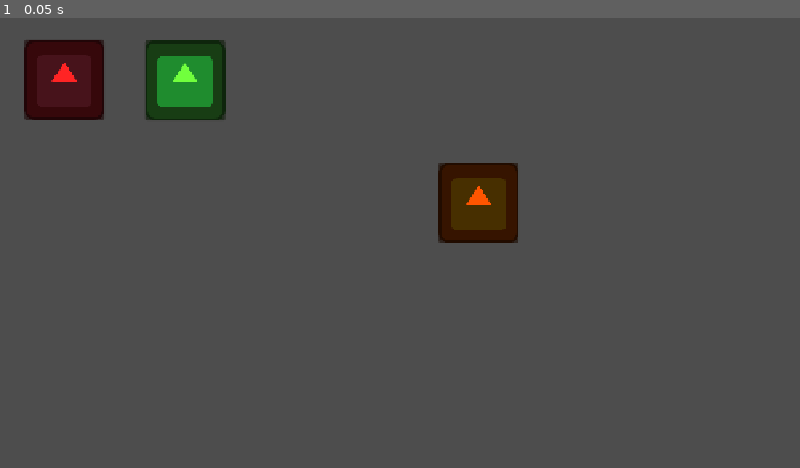
Above: before the commit, frame 1.
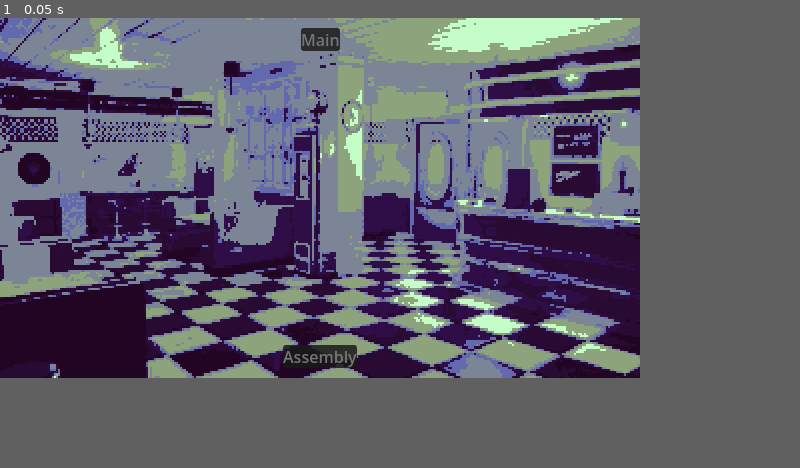
Above: after the commit, the same moment.

Repository: Ashiiru/the-worst-game-jam
Game: Godot game, scene res://Game/Scenes/game.tscn
The game is run twice, just before and just after one commit, with the same random seed, the same clock (stepped at 60 frames per second) and the same inputs. The engine's default icon, where the game draws it, is replaced by a stand-in: a white triangle on a blue panel in a dark square.
Inputs:
- Up to frame 1 (0.05 s): no input
In our replay, the window is 800x450 before the commit and 640x360 after it. These sizes can differ from the game's own. Grey fills any space a smaller window leaves; there, only what the larger window draws over its background counts as a difference.

The runs differ from the first frame. In frame 1, 64% of the frame differs, in the area x 0-80%, y 0-80%.

Commit message:
added camera inside game world with support to change between the different screens

Diff:
--- /dev/null
+++ b/Camera/game_camera.gd
@@ -0,0 +1,19 @@
+class_name GameCamera
+extends Camera2D
+
+var positions : Dictionary = {
+	"Main" : Vector2(0,0),
+	"Assembly" : Vector2(0, 360),
+	"Grill" : Vector2(640, 360)
+}
+
+@export var move_time : float = .5
+
+var move_tween : Tween
+
+
+func move_to(location : Vector2) -> void:
+	if move_tween:
+		move_tween.kill()
+	move_tween = create_tween().set_ease(Tween.EASE_OUT).set_trans(Tween.TRANS_QUINT)
+	move_tween.tween_property(self, "position", location, move_time)
--- a/Game/Scenes/game.tscn
+++ b/Game/Scenes/game.tscn
@@ -2,32 +2,74 @@
 
 [ext_resource type="Script" uid="uid://b7urk6ov580nb" path="res://Game/Scripts/game.gd" id="1_hn7vc"]
 [ext_resource type="PackedScene" uid="uid://xi6d3fo12v13" path="res://Ingredient/Scenes/Burger.tscn" id="2_8se0m"]
+[ext_resource type="Script" uid="uid://bcvx3rlifb5k2" path="res://Camera/game_camera.gd" id="2_crbfv"]
 [ext_resource type="PackedScene" uid="uid://kiifyhjtyhnv" path="res://Ingredient/Scenes/IngredientContainer.tscn" id="3_0648w"]
+[ext_resource type="Texture2D" uid="uid://dde3vh6b46o3g" path="res://Game/Sprites/dinner_temp.png" id="3_mye37"]
 [ext_resource type="Resource" uid="uid://l30mj7v8h2hh" path="res://Ingredient/Resources/tomato.tres" id="4_7uvsw"]
 [ext_resource type="Resource" uid="uid://eiiy8osg4lxs" path="res://Ingredient/Resources/lettuce.tres" id="4_xa23u"]
+[ext_resource type="PackedScene" uid="uid://dmbgx7ed2hr33" path="res://ScreenSwapper/Scenes/ScreenSwapper.tscn" id="8_f7b1t"]
 
 [node name="Game" type="Node2D" unique_id=1152207749]
 script = ExtResource("1_hn7vc")
 
-[node name="Burger" parent="." unique_id=1648165308 instance=ExtResource("2_8se0m")]
+[node name="World" type="CanvasLayer" parent="." unique_id=1594894232]
+follow_viewport_enabled = true
+
+[node name="GameCamera" type="Camera2D" parent="World" unique_id=323325541]
+offset = Vector2(320, 180)
+script = ExtResource("2_crbfv")
+
+[node name="MainBackground" type="Sprite2D" parent="World" unique_id=1473482328]
+position = Vector2(320, 180)
+scale = Vector2(1, 1.125)
+texture = ExtResource("3_mye37")
+
+[node name="Burger" parent="World" unique_id=1648165308 instance=ExtResource("2_8se0m")]
 modulate = Color(1, 0.33333337, 0, 1)
-offset_left = 702.0
-offset_top = 232.0
-offset_right = 702.0
-offset_bottom = 232.0
+offset_left = 485.0
+offset_top = 522.0
+offset_right = 613.0
+offset_bottom = 650.0
 
-[node name="IngredientContainer2" parent="." unique_id=1418665786 instance=ExtResource("3_0648w")]
+[node name="IngredientContainer2" parent="World" unique_id=1418665786 instance=ExtResource("3_0648w")]
 modulate = Color(0.44266665, 1, 0.24000001, 1)
-offset_left = 232.0
-offset_top = 36.0
-offset_right = 232.0
-offset_bottom = 36.0
+offset_left = 184.0
+offset_top = 384.0
+offset_right = 312.0
+offset_bottom = 512.0
 ingredient = ExtResource("4_xa23u")
 
-[node name="IngredientContainer" parent="." unique_id=529592985 instance=ExtResource("3_0648w")]
+[node name="IngredientContainer" parent="World" unique_id=529592985 instance=ExtResource("3_0648w")]
 modulate = Color(1, 0.13999999, 0.13999999, 1)
-offset_left = 39.0
-offset_top = 35.0
-offset_right = 39.0
-offset_bottom = 35.0
+offset_left = 27.0
+offset_top = 385.0
+offset_right = 155.0
+offset_bottom = 513.0
 ingredient = ExtResource("4_7uvsw")
+
+[node name="HUD" type="CanvasLayer" parent="." unique_id=5070933]
+
+[node name="ScreenSwapperMain" parent="HUD" unique_id=1269757669 instance=ExtResource("8_f7b1t")]
+anchors_preset = 5
+anchor_left = 0.5
+anchor_right = 0.5
+offset_left = -16.5
+offset_top = 10.0
+offset_right = 16.5
+offset_bottom = 33.0
+grow_horizontal = 2
+title = "Main"
+
+[node name="ScreenSwapperAssembly" parent="HUD" unique_id=1738721261 instance=ExtResource("8_f7b1t")]
+anchors_preset = 7
+anchor_left = 0.5
+anchor_top = 1.0
+anchor_right = 0.5
+anchor_bottom = 1.0
+offset_left = -16.5
+offset_top = -33.0
+offset_right = 16.5
+offset_bottom = -10.0
+grow_horizontal = 2
+grow_vertical = 0
+title = "Assembly"
--- a/Game/Scripts/game.gd
+++ b/Game/Scripts/game.gd
@@ -1,9 +1,15 @@
 class_name Game
 extends Node2D
 
-@onready var burger: Burger = $Burger
-@onready var ingredient_container: IngredientContainer = $IngredientContainer
-@onready var ingredient_container_2: IngredientContainer = $IngredientContainer2
+@onready var world: CanvasLayer = $World
+
+@onready var game_camera: GameCamera = $World/GameCamera
+@onready var screen_swapper_main: ScreenSwapper = $HUD/ScreenSwapperMain
+@onready var screen_swapper_assembly: ScreenSwapper = $HUD/ScreenSwapperAssembly
+
+@onready var burger: Burger = $World/Burger
+@onready var ingredient_container: IngredientContainer = $World/IngredientContainer
+@onready var ingredient_container_2: IngredientContainer = $World/IngredientContainer2
 
 
 
@@ -11,16 +17,26 @@
 
 
 func _ready() -> void:
+	screen_swapper_main.selected.connect(_on_screen_swapper_selected)
+	screen_swapper_assembly.selected.connect(_on_screen_swapper_selected)
+
 	burger.selected.connect(_on_burger_selected)
 	ingredient_container.selected.connect(_on_ingredient_selected)
 	ingredient_container_2.selected.connect(_on_ingredient_selected)
+
+
+func _on_screen_swapper_selected(location : String) -> void:
+	var new_location : Vector2 = game_camera.positions.get(location)
+	print(new_location)
+	if new_location != null:
+		game_camera.move_to(new_location)
 
 
 func select_ingredient(ingredientres : IngredientRes) -> void:
 	var new_ingredient : Ingredient = preload("res://Ingredient/Scenes/Ingredient.tscn").instantiate()
 	new_ingredient.ingredient_resource = ingredientres
 	selected_ingredient = new_ingredient
-	add_child(selected_ingredient)
+	world.add_child(selected_ingredient)
 
 
 func clear_selected_ingredient() -> void:
--- a/Ingredient/Scenes/Burger.tscn
+++ b/Ingredient/Scenes/Burger.tscn
@@ -3,26 +3,17 @@
 [ext_resource type="Script" uid="uid://bgkfpoq2elneu" path="res://Ingredient/Scripts/burger.gd" id="1_t5338"]
 [ext_resource type="Texture2D" uid="uid://bkaisaovyo2jy" path="res://icon.svg" id="2_1u2po"]
 
-[node name="Burger" type="Control" unique_id=1648165308]
-layout_mode = 3
-anchors_preset = 15
-anchor_right = 1.0
-anchor_bottom = 1.0
-grow_horizontal = 2
-grow_vertical = 2
+[node name="Burger" type="PanelContainer" unique_id=557410048]
+offset_right = 128.0
+offset_bottom = 128.0
 script = ExtResource("1_t5338")
 
-[node name="Container" type="PanelContainer" parent="." unique_id=1275660362]
-layout_mode = 0
-offset_right = 40.0
-offset_bottom = 40.0
-
-[node name="TextureRect" type="TextureRect" parent="Container" unique_id=248361465]
+[node name="TextureRect" type="TextureRect" parent="." unique_id=248361465]
 layout_mode = 2
 texture = ExtResource("2_1u2po")
 
-[node name="Button" type="Button" parent="Container" unique_id=522341921]
+[node name="Button" type="Button" parent="." unique_id=522341921]
 self_modulate = Color(1, 1, 1, 0)
 layout_mode = 2
 
-[connection signal="pressed" from="Container/Button" to="." method="_on_button_pressed"]
+[connection signal="pressed" from="Button" to="." method="_on_button_pressed"]
--- a/Ingredient/Scenes/IngredientContainer.tscn
+++ b/Ingredient/Scenes/IngredientContainer.tscn
@@ -3,26 +3,17 @@
 [ext_resource type="Texture2D" uid="uid://bkaisaovyo2jy" path="res://icon.svg" id="1_kxdkg"]
 [ext_resource type="Script" uid="uid://cv112d34d3jac" path="res://Ingredient/Scripts/ingredient_container.gd" id="1_v5tdq"]
 
-[node name="IngredientContainer" type="Control" unique_id=1418665786]
-layout_mode = 3
-anchors_preset = 15
-anchor_right = 1.0
-anchor_bottom = 1.0
-grow_horizontal = 2
-grow_vertical = 2
+[node name="IngredientContainer" type="PanelContainer" unique_id=642096802]
+offset_right = 128.0
+offset_bottom = 128.0
 script = ExtResource("1_v5tdq")
 
-[node name="Container" type="PanelContainer" parent="." unique_id=1009217896]
-layout_mode = 0
-offset_right = 40.0
-offset_bottom = 40.0
-
-[node name="Sprite" type="TextureRect" parent="Container" unique_id=1883770254]
+[node name="Sprite" type="TextureRect" parent="." unique_id=1883770254]
 layout_mode = 2
 texture = ExtResource("1_kxdkg")
 
-[node name="Button" type="Button" parent="Container" unique_id=1344540147]
+[node name="Button" type="Button" parent="." unique_id=1344540147]
 self_modulate = Color(1, 1, 1, 0)
 layout_mode = 2
 
-[connection signal="pressed" from="Container/Button" to="." method="_on_button_pressed"]
+[connection signal="pressed" from="Button" to="." method="_on_button_pressed"]
--- a/Ingredient/Scripts/burger.gd
+++ b/Ingredient/Scripts/burger.gd
@@ -16,8 +16,8 @@
 	print_ingredients()
 
 func pop_ingredient() -> IngredientRes:
+	print_ingredients()
 	return ingredients.pop_back()
-	print_ingredients()
 
 func _on_button_pressed() -> void:
 	print("burger pressed")
--- /dev/null
+++ b/ScreenSwapper/Scenes/ScreenSwapper.tscn
@@ -0,0 +1,19 @@
+[gd_scene format=3 uid="uid://dmbgx7ed2hr33"]
+
+[ext_resource type="Script" uid="uid://1l6k7xil6ci6" path="res://ScreenSwapper/Scripts/screen_swapper.gd" id="1_3x65k"]
+
+[node name="ScreenSwapper" type="PanelContainer" unique_id=1269757669]
+offset_right = 33.0
+offset_bottom = 23.0
+script = ExtResource("1_3x65k")
+
+[node name="Label" type="Label" parent="." unique_id=1932314748]
+layout_mode = 2
+text = "Test"
+horizontal_alignment = 1
+vertical_alignment = 1
+
+[node name="Button" type="Button" parent="." unique_id=1767801115]
+layout_mode = 2
+
+[connection signal="pressed" from="Button" to="." method="_on_button_pressed"]
--- /dev/null
+++ b/ScreenSwapper/Scripts/screen_swapper.gd
@@ -0,0 +1,14 @@
+class_name ScreenSwapper
+extends Control
+
+@onready var label: Label = $Label
+
+signal selected
+
+@export var title : String = "Test"
+
+func _ready() -> void:
+	label.text = title
+
+func _on_button_pressed() -> void:
+	selected.emit(title)
--- a/project.godot
+++ b/project.godot
@@ -17,15 +17,21 @@
 
 [display]
 
-window/size/viewport_width=1280
-window/size/viewport_height=720
+window/size/viewport_width=640
+window/size/viewport_height=360
 window/stretch/mode="canvas_items"
+window/stretch/scale_mode="integer"
 
 [input]
 
-mouse_botao_esq={
+l_click={
 "deadzone": 0.2,
 "events": [Object(InputEventMouseButton,"resource_local_to_scene":false,"resource_name":"","device":-1,"window_id":0,"a …(253 unchanged characters)…
+]
+}
+tab={
+"deadzone": 0.2,
+"events": [Object(InputEventKey,"resource_local_to_scene":false,"resource_name":"","device":0,"window_id":0,"alt_pressed":false,"shift_pressed":false,"ctrl_pressed":false,"meta_pressed":false,"pressed":false,"keycode":0,"physical_keycode":4194306,"key_label":0,"unicode":0,"location":0,"echo":false,"script":null)
 ]
 }
 
Not shown, added: Camera/game_camera.gd.uid
Binary file added: Game/Sprites/dinner_temp.png
Not shown, added: Game/Sprites/dinner_temp.png.import
Not shown, added: ScreenSwapper/Scripts/screen_swapper.gd.uid
